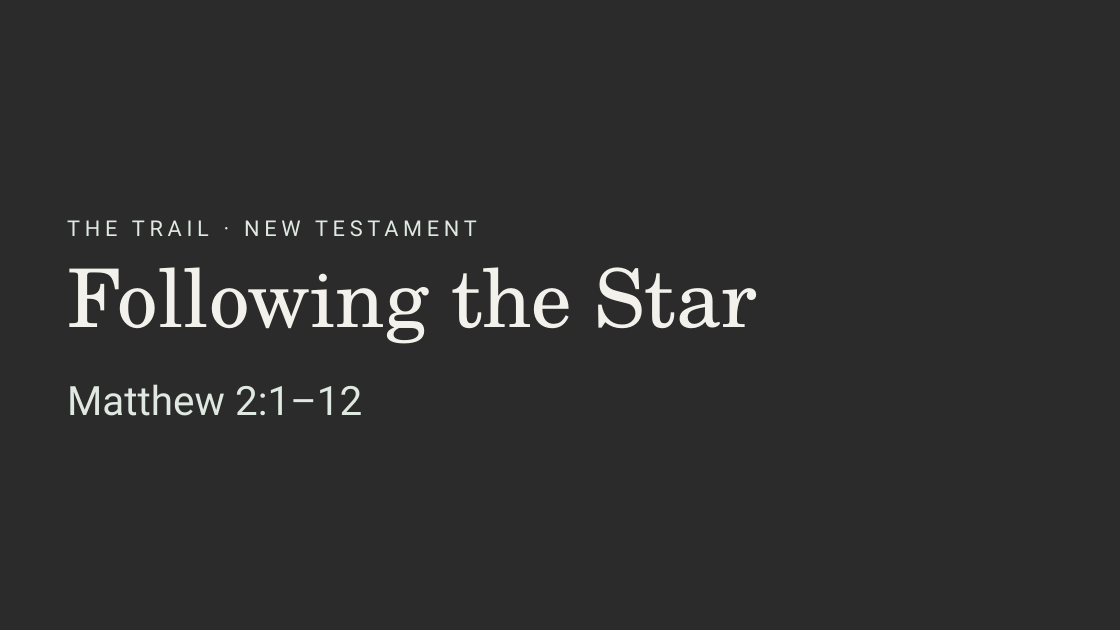
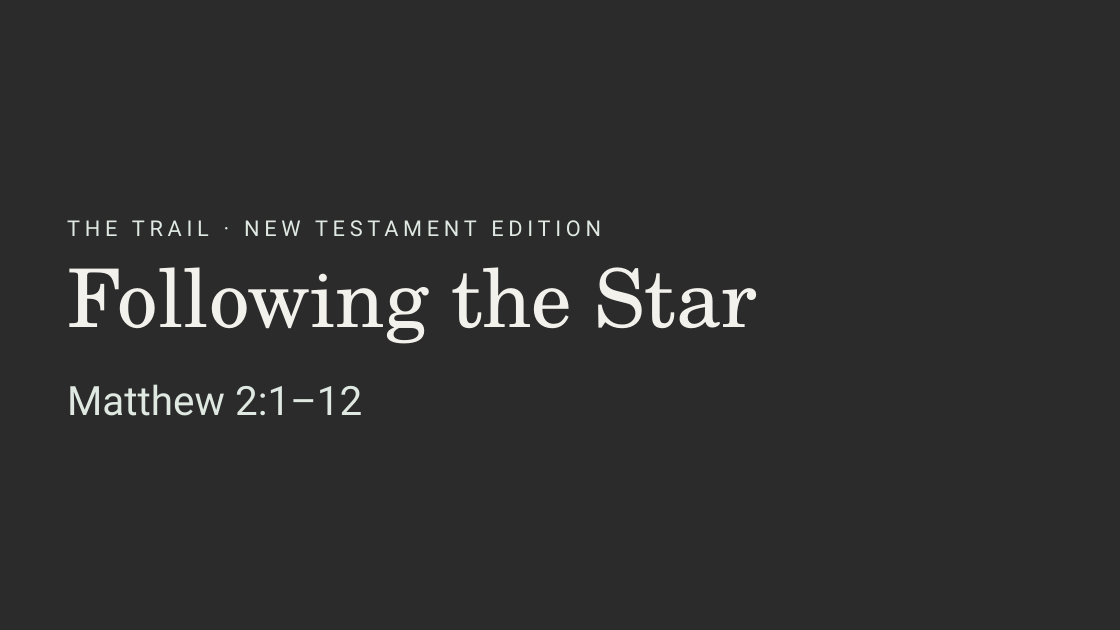
Before and after one commit to purposepress/Trail_NT, a slide deck: slide 1 of slide-templates/The Trail Slide Templates.pptx. Drawn at 1120x630 pixels with LibreOffice and Linux fonts; fonts in the diff are those of the drawing; background and template pictures are left out; a plain dark background stands for a picture behind light text. Boxes give left, top, right and bottom in pixels: in the first picture for what was removed or moved away, otherwise in the second. Text is boxed around its words. In the diff, an @@ line names an element or a change of style, - is before the commit and + after.

```diff
--- a/slide-templates/The Trail Slide Templates.pptx
+++ b/slide-templates/The Trail Slide Templates.pptx
@@ text at (67, 220, 601, 236): text changed @@
-THE TRAIL · NEW TESTAMENT
+THE TRAIL · NEW TESTAMENT EDITION
```
Also in this commit, not shown: 5 other files.
